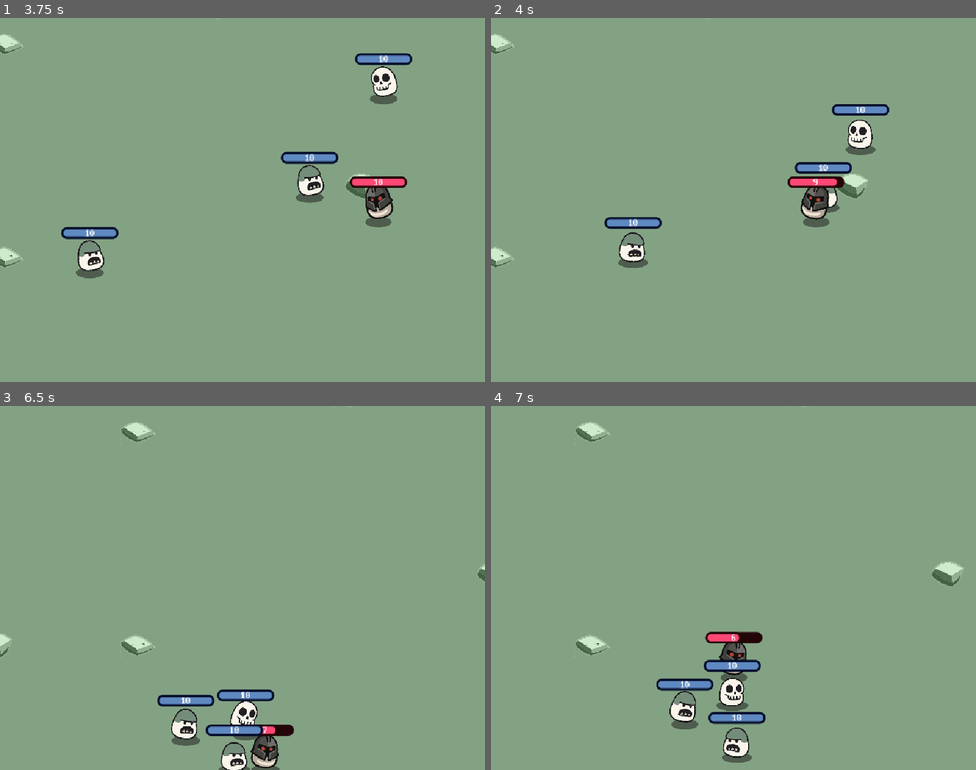
Above: before the commit, frames 1-4 (two rows, left to right).
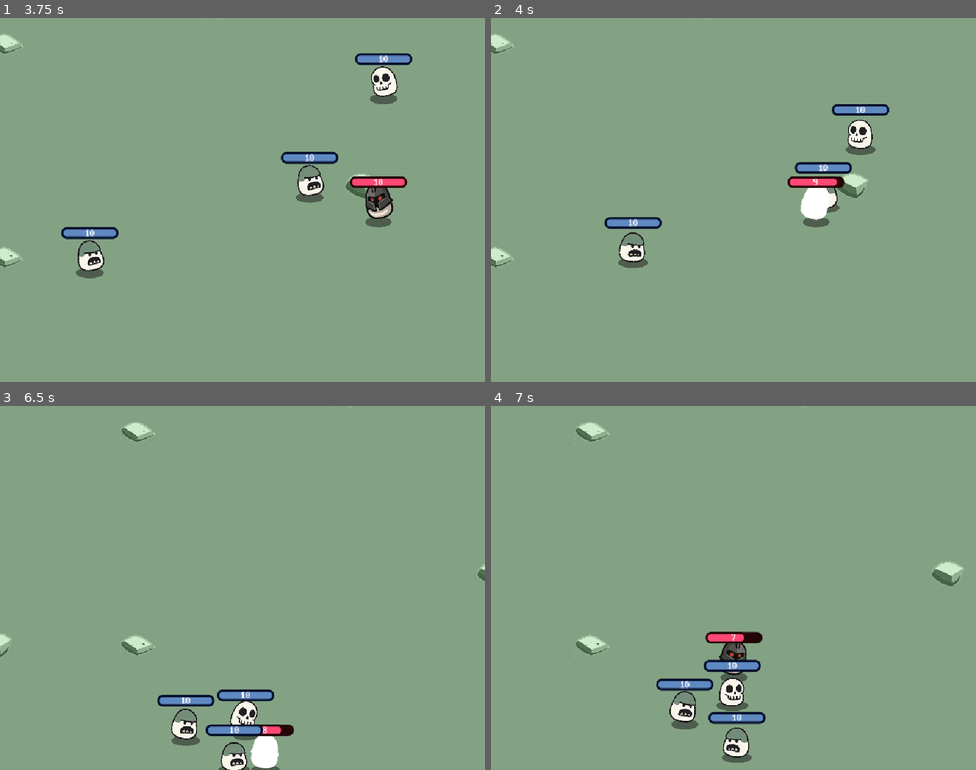
Above: after the commit, the same moments.

Repository: leexiaohui1997/brotato
Game: Godot game, scene res://scenes/game/game.tscn
Same seed, same stepped clock (60 frames per second), same inputs: the game is played once before the commit and once after it. The project has no main scene, so this scene is started directly.
Inputs:
- Up to frame 1 (3.75 s): hold D (right) 0.53-1.28 s; hold Space (dash) 0.53-1.28 s; hold S (down) 1.28-2.03 s; tap Space (dash) at 1.35, 2.85 s; hold D (right) 2.03-2.78 s; hold Space (dash) 2.03-2.78 s; hold W (up) 2.78-3.53 s; hold A (left) from 3.53 s (still down); hold Space (dash) from 3.53 s (still down)
- Up to frame 2 (4 s): keep holding A (left); keep holding Space (dash)
- Up to frame 3 (6.5 s): release Space (dash) at 4.28 s; tap Space (dash) at 4.35, 5.85 s; release A (left) at 5.03 s; hold S (down) 5.03-5.78 s; hold Space (dash) 5.03-5.78 s; hold D (right) from 5.78 s (still down)
- Up to frame 4 (7 s): release D (right) at 6.53 s; hold W (up) from 6.53 s (still down); hold Space (dash) from 6.53 s (still down)

Frame 1 is identical in both runs. In frame 2, 0.4% of the frame differs, in the area x 63-70%, y 46-56%; in frame 3, 0.5%, in the area x 51-59%, y 87-100%; in frame 4, less than 0.1%.

Commit message:
feat(combat): 新增受击闪白特效与冲刺免伤
- 新增 FlashBehavior：受击时给 sprite 套用白色闪现材质，0.2s 后移除
- 新增 flash.gdshader 白色闪现着色器
- AttackService 增加玩家冲刺状态下的免伤判定（is_dashing）
- UnitCommon.attack_power 改为只读 getter
- Game 场景挂载 FlashBehavior 并对 player 做 tree_exited 置空

Diff:
--- a/scenes/game/attack_service.gd
+++ b/scenes/game/attack_service.gd
@@ -1,8 +1,13 @@
 extends Node
 class_name AttackService
 
+@export var game: GameNode
+
 ## 触发攻击
 func attack(target: UnitCommon, source: Node2D) -> void:
+	## 玩家冲刺状态下免伤
+	if target == game.player and target.is_dashing: return
+
 	var damage := 0.0
 	if source is UnitCommon:
 		damage = calculate_unit_damage(source)
--- a/scenes/game/game.gd
+++ b/scenes/game/game.gd
@@ -39,6 +39,8 @@
 	entities.add_child(player)
 	player.add_behavior(PlayerBehavior.new())
 	player.add_behavior(TrailBehavior.new())
+	player.add_behavior(FlashBehavior.new())
+	player.tree_exited.connect(func(): player = null)
 
 ## 生成相机
 func generate_camera() -> void:
--- a/scenes/game/game.tscn
+++ b/scenes/game/game.tscn
@@ -18,6 +18,7 @@
 one_shot = true
 autostart = true
 
-[node name="AttackService" parent="." unique_id=102567857 instance=ExtResource("2_7h61r")]
+[node name="AttackService" parent="." unique_id=102567857 node_paths=PackedStringArray("game") instance=ExtResource("2_7h61r")]
+game = NodePath("..")
 
 [connection signal="timeout" from="Timers/SpawnEnemyTimer" to="." method="_on_spawn_enemy_timer_timeout"]
--- a/scenes/units/common/unit_common.gd
+++ b/scenes/units/common/unit_common.gd
@@ -33,7 +33,8 @@
 		return s
 
 ## 攻击力
-var attack_power: int = 1
+var attack_power: int:
+	get: return 1
 
 ## 当前生命
 var health: int = 10:
--- /dev/null
+++ b/scripts/behaviors/flash_behavior.gd
@@ -0,0 +1,23 @@
+extends Behavior
+class_name FlashBehavior
+
+const FLASH = preload("uid://d0egsxax21dqp")
+
+var flash_material: ShaderMaterial
+
+func start_flash(_lose: int) -> void:
+	if not flash_material: return
+	if belong.unit_node.sprite.material: return
+	belong.unit_node.sprite.material = flash_material
+	await get_tree().create_timer(0.2).timeout
+	if not is_instance_valid(belong) or not is_instance_valid(belong.unit_node): return
+	if is_instance_valid(belong.unit_node.sprite):
+		belong.unit_node.sprite.material = null
+
+func _ready() -> void:
+	flash_material = ShaderMaterial.new()
+	flash_material.shader = FLASH
+	belong.on_damaged.connect(start_flash)
+
+func _exit_tree() -> void:
+	belong.on_damaged.disconnect(start_flash)
--- /dev/null
+++ b/shaders/flash.gdshader
@@ -0,0 +1,5 @@
+shader_type canvas_item;
+
+void fragment() {
+	COLOR = vec4(1.0, 1.0, 1.0, texture(TEXTURE, UV).a);
+}
Not shown, added: scripts/behaviors/flash_behavior.gd.uid
Not shown, added: shaders/flash.gdshader.uid
